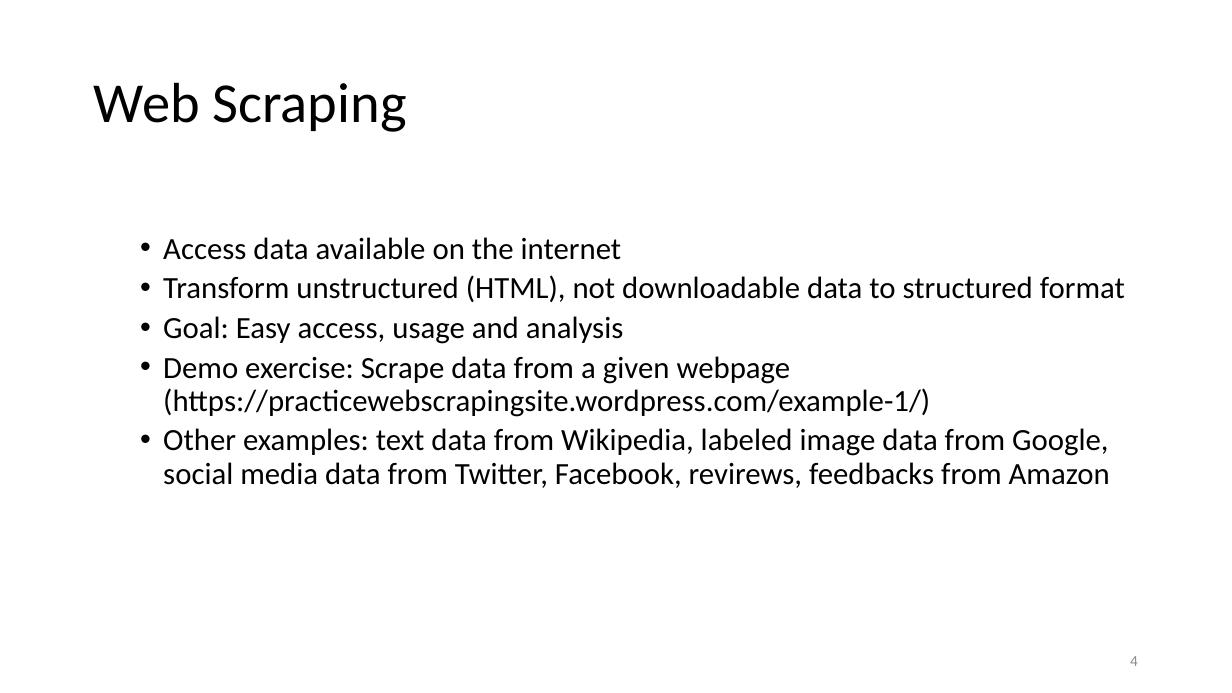
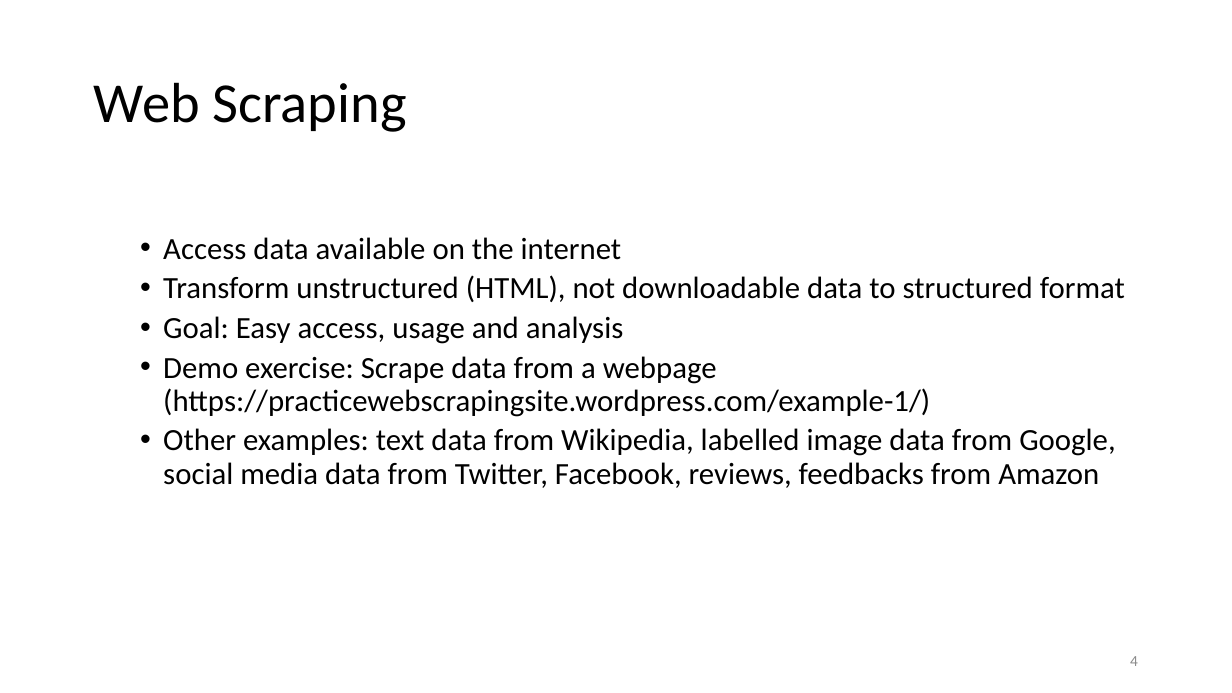
Before and after one commit to lisa-wm/consulting, a slide deck: slide 4 of 5_seminar/Contents_Part_02/Präsentation_Teil2.pptx. Drawn at 1232x693 pixels with LibreOffice and Linux fonts; fonts in the diff are those of the drawing. Boxes give left, top, right and bottom in pixels: in the first picture for what was removed or moved away, otherwise in the second. Text is boxed around its words. In the diff, an @@ line names an element or a change of style, - is before the commit and + after.

Commit message:
part 2 (regex and text normalization added)

```diff
--- a/5_seminar/Contents_Part_02/Präsentation_Teil2.pptx
+++ b/5_seminar/Contents_Part_02/Präsentation_Teil2.pptx
@@ text at box(163, 356, 1115, 488): text changed @@
-  • Demo exercise: Scrape data from a given webpage (https://practicewebscrapingsite.wordpress.com/example-1/)
-  • Other examples: text data from Wikipedia, labeled image data from Google, social media data from Twitter, Facebook, revirews, feedbacks from Amazon
+  • Demo exercise: Scrape data from a webpage (https://practicewebscrapingsite.wordpress.com/example-1/)
+  • Other examples: text data from Wikipedia, labelled image data from Google, social media data from Twitter, Facebook, reviews, feedbacks from Amazon
```
Also in this commit, not shown: 5 other slides changed, 5 slides added, 4 other files.
